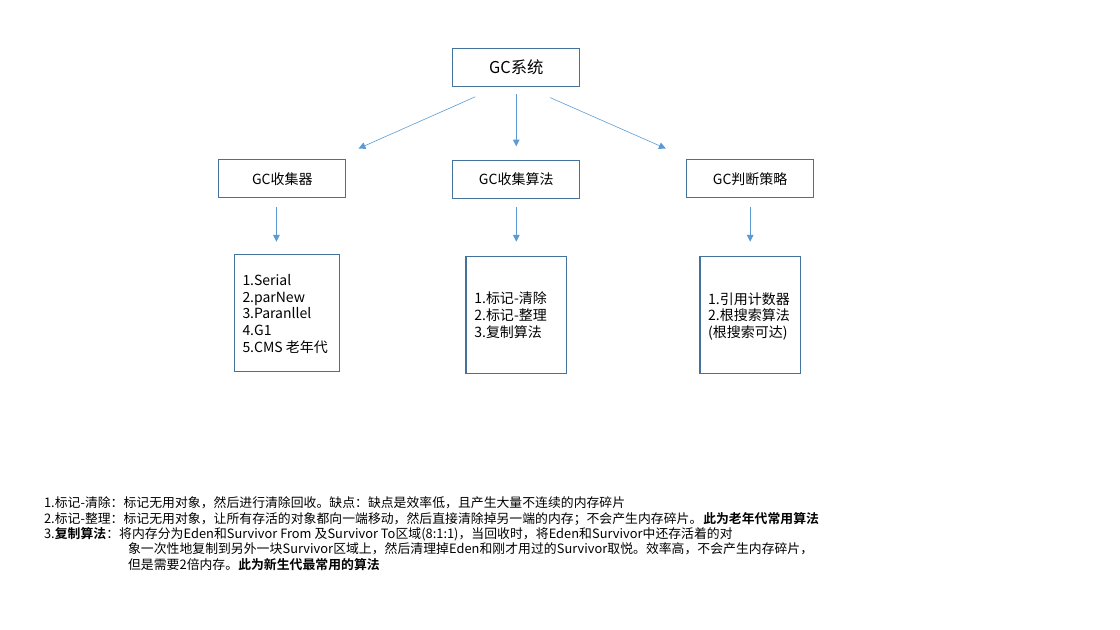
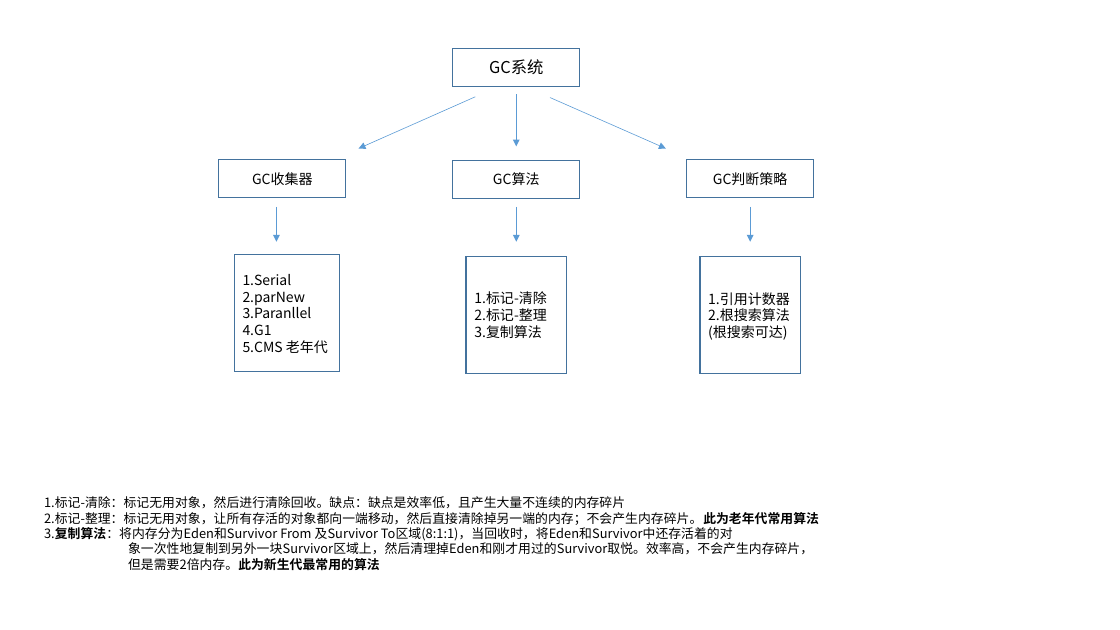
Before and after one commit to dengboyu/future, a slide deck: slide 7 of doc/doc.pptx. Drawn at 1120x630 pixels with LibreOffice and Linux fonts; fonts in the diff are those of the drawing. Boxes give left, top, right and bottom in pixels: in the first picture for what was removed or moved away, otherwise in the second. Text is boxed around its words. In the diff, an @@ line names an element or a change of style, - is before the commit and + after.

```diff
--- a/doc/doc.pptx
+++ b/doc/doc.pptx
@@ text in rectangle at (x1=493, y1=172, x2=540, y2=185): text changed @@
-GC收集算法
+GC算法
```
Also in this commit, not shown: 1 other slide changed, 1 slide added.
